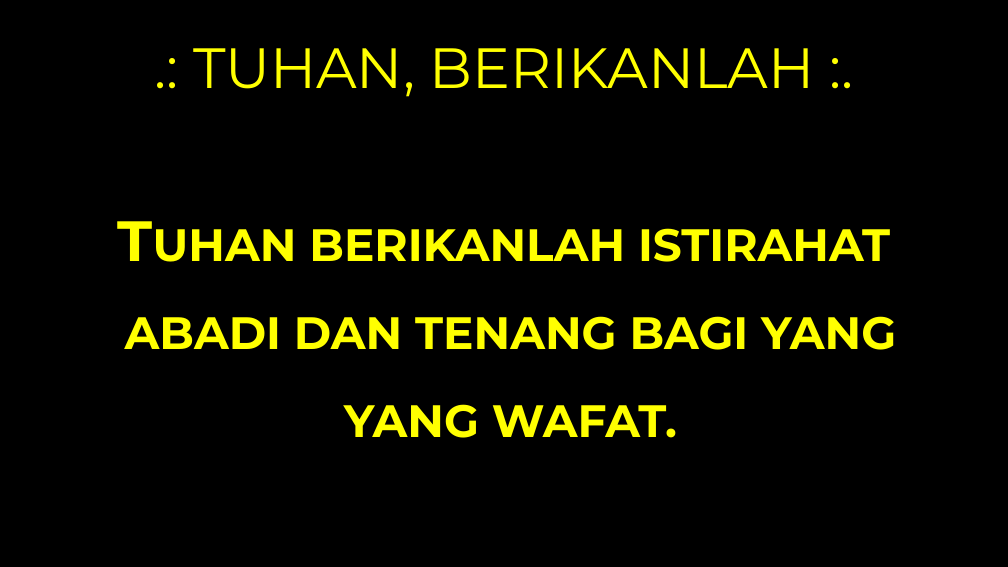
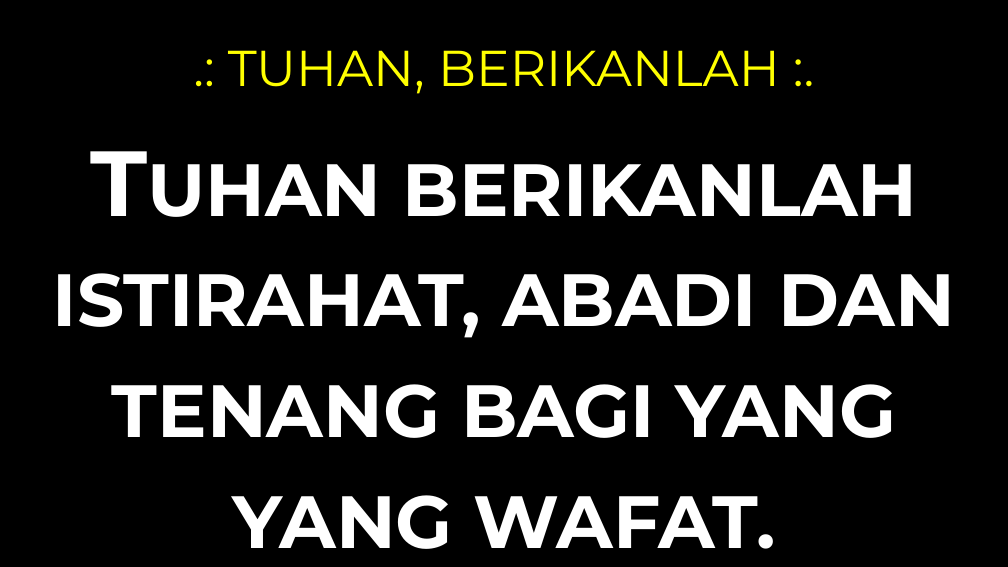
Before and after one commit to laurensius/Slide_Misa_KRC, a slide deck: slide 44 of 2020 11 tanggal 2 Misa Arwah/Slide Misa Arwah.pptx (slide 45 before the commit). Drawn at 1008x567 pixels with LibreOffice and Linux fonts; fonts in the diff are those of the drawing; background and template pictures are left out. Boxes give left, top, right and bottom in pixels: in the first picture for what was removed or moved away, otherwise in the second. Text is boxed around its words. In the diff, an @@ line names an element or a change of style, - is before the commit and + after.

```diff
--- a/2020 11 tanggal 2 Misa Arwah/Slide Misa Arwah.pptx
+++ b/2020 11 tanggal 2 Misa Arwah/Slide Misa Arwah.pptx
@@ title ".: TUHAN, BERIKANLAH :." at [228, 50, 780, 94]: size 54 to 48 pt @@
@@ text at [53, 164, 955, 549]: text changed; size 54 to 88 pt; text colour #FFFF00 to #FFFFFF @@
-Tuhan berikanlah istirahat
-abadi dan tenang bagi yang
-yang wafat.
+Tuhan berikanlah istirahat, abadi dan tenang bagi yang yang wafat.
```
Also in this commit, not shown: 31 other slides changed, 1 slide added, 2 slides removed, 10 other files.
